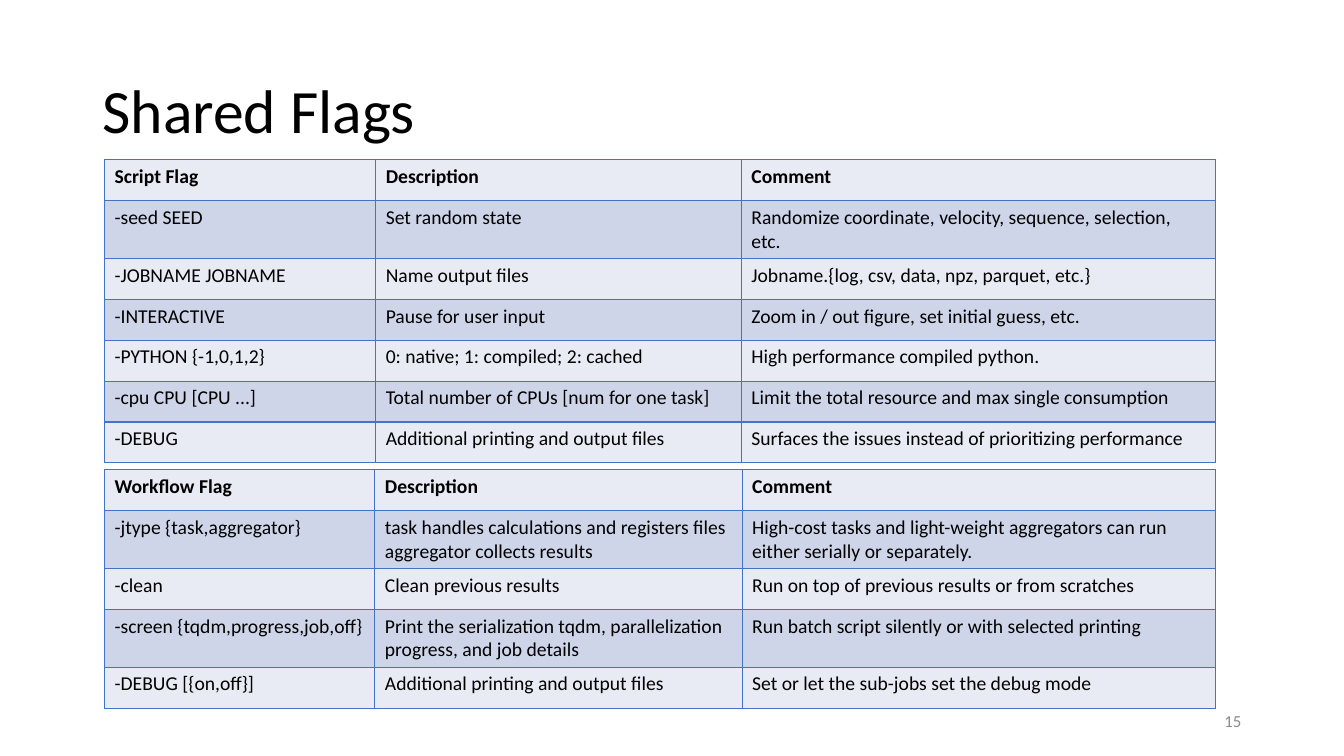
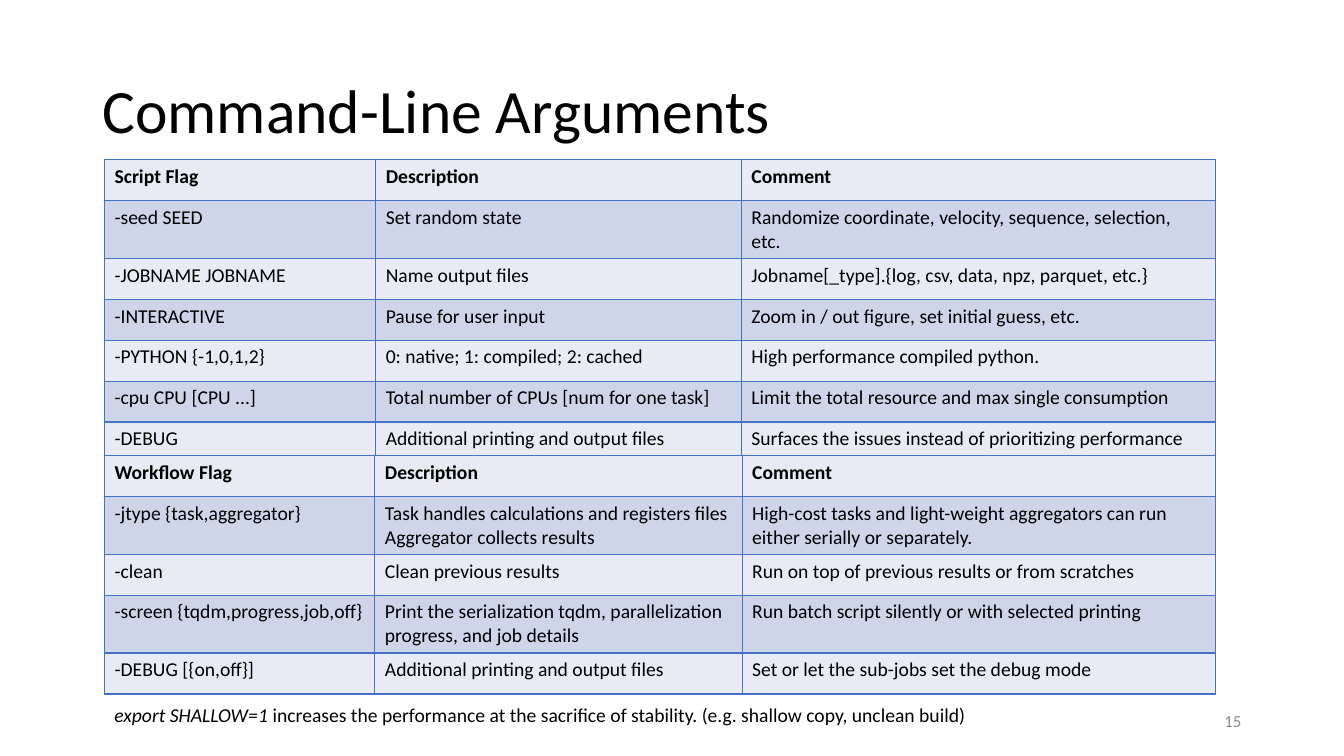
Before and after one commit to zhteg4pvt/nemd, a slide deck: slide 15 of docs/power_point/nemd.pptx. Drawn at 1344x756 pixels with LibreOffice and Linux fonts; fonts in the diff are those of the drawing. Boxes give left, top, right and bottom in pixels: in the first picture for what was removed or moved away, otherwise in the second. Text is boxed around its words. In the diff, an @@ line names an element or a change of style, - is before the commit and + after.

Commit message:
itest for openmp molecular dynamics add SHALLOW to ppt install.sh dried out setup.py updated

```diff
--- a/docs/power_point/nemd.pptx
+++ b/docs/power_point/nemd.pptx
@@ title at bbox=[102, 90, 770, 144]: text changed @@
-Shared Flags
+Command-Line Arguments
@@ table at bbox=[105, 160, 1216, 453] @@
-row 3, column 3: Jobname.{log, csv, data, npz, parquet, etc.}
+row 3, column 3: Jobname[_type].{log, csv, data, npz, parquet, etc.}
@@ table at bbox=[105, 456, 1215, 693] @@
-row 2, column 2: task handles calculations and registers files / aggregator collects results
+row 2, column 2: Task handles calculations and registers files / Aggregator collects results
@@ table: place and size @@
-table at bbox=[105, 470, 1215, 707]
+table at bbox=[105, 456, 1215, 693]
@@ text added at bbox=[114, 708, 965, 726], 14 pt, text #000000 @@
+export SHALLOW=1 increases the performance at the sacrifice of stability. (e.g. shallow copy, unclean build)
```
Also in this commit, not shown: 6 other files.
